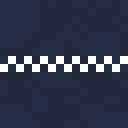
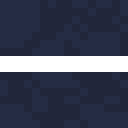
Two versions of the same layered image (128x128). Layer-by-layer changes:
renamed "indicator copy" to "indicator", painted on it over box(0, 56, 128, 72)
